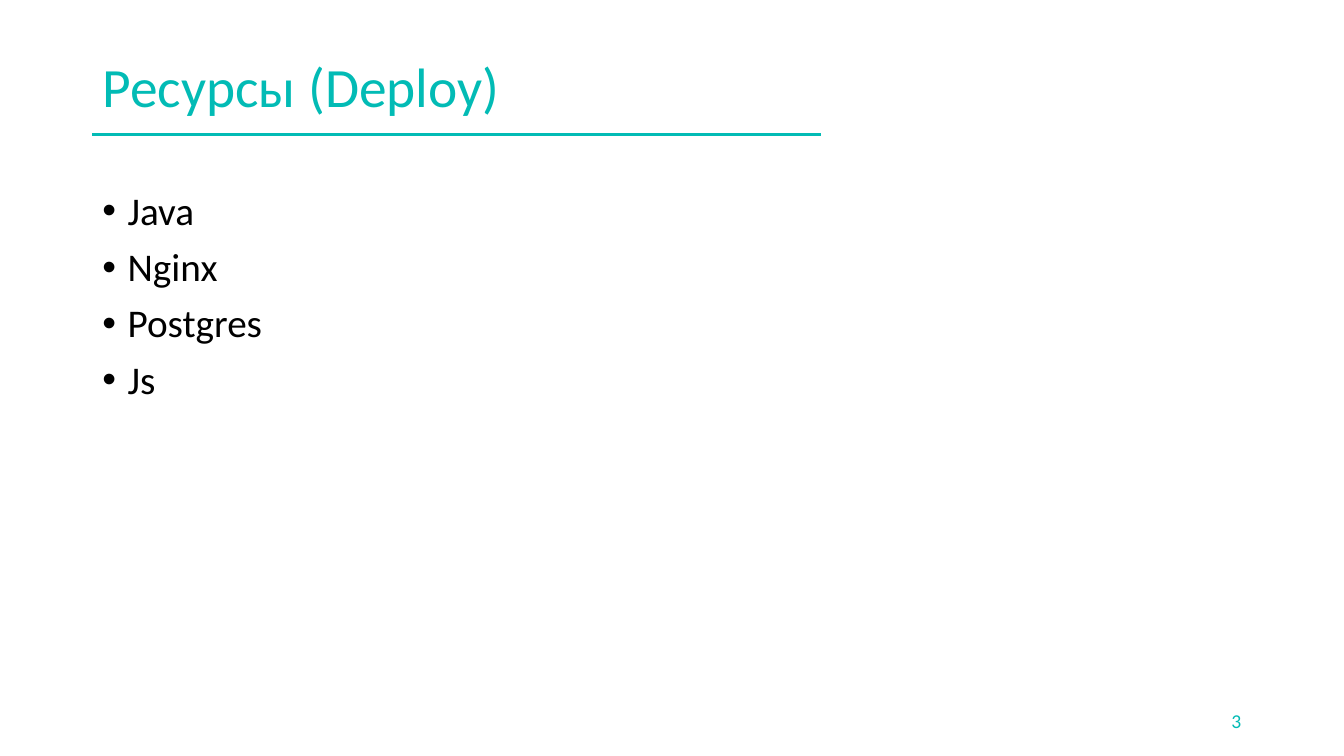
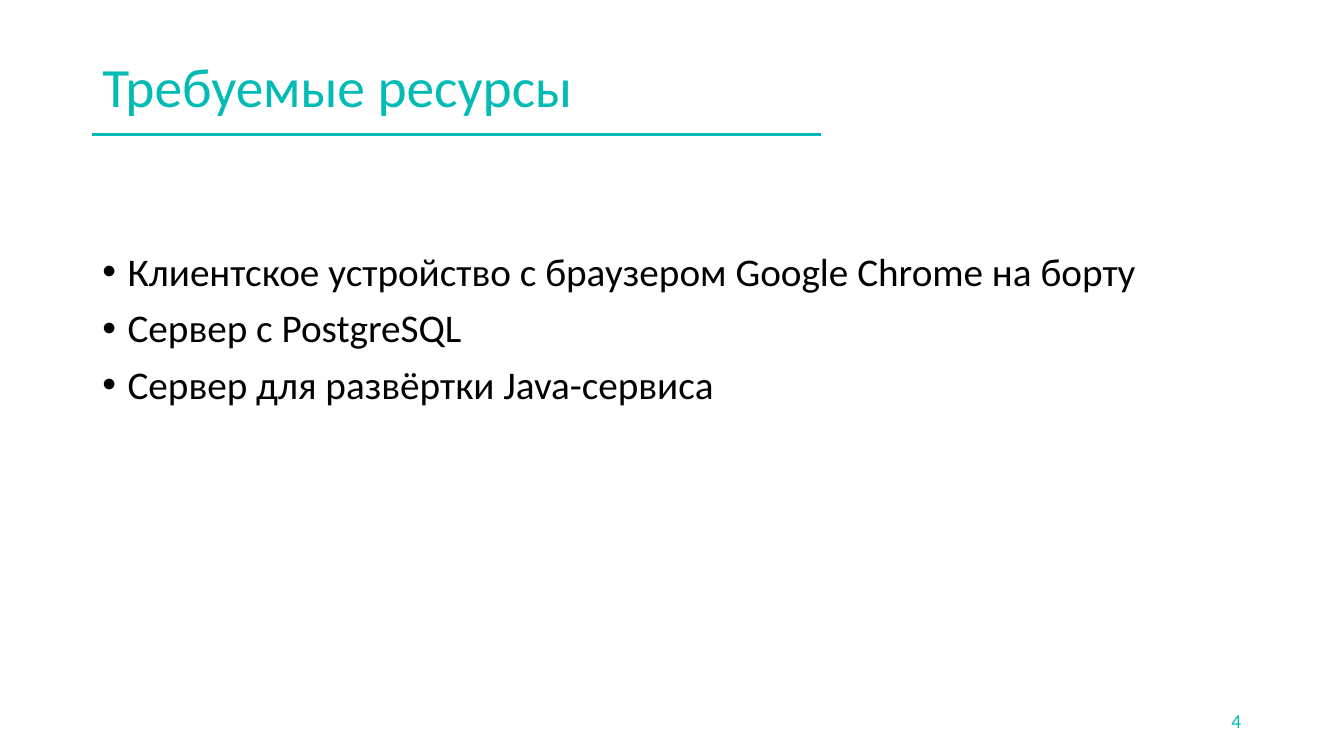
Before and after one commit to atomSkittlesTeam/atomicHunter, a slide deck: slide 4 of AtomicHunterProduct.pptx (slide 3 before the commit). Drawn at 1344x756 pixels with LibreOffice and Linux fonts; fonts in the diff are those of the drawing; background and template pictures are left out. Boxes give left, top, right and bottom in pixels: in the first picture for what was removed or moved away, otherwise in the second. Text is boxed around its words. In the diff, an @@ line names an element or a change of style, - is before the commit and + after.

```diff
--- a/AtomicHunterProduct.pptx
+++ b/AtomicHunterProduct.pptx
@@ title at <box>102,69,573,116</box>: text changed @@
-Ресурсы (Deploy)
+Требуемые ресурсы
@@ text at <box>128,258,1136,406</box>: text changed @@
-• Java
-• Nginx
-• Postgres
-• Js
+• Клиентское устройство с браузером Google Chrome на борту
+• Сервер с PostgreSQL
+• Сервер для развёртки Java-сервиса
@@ page number at <box>1231,715,1241,728</box>: text changed @@
-3
+4
```
Also in this commit, not shown: 5 other slides changed, 2 slides added, 1 slide removed.
